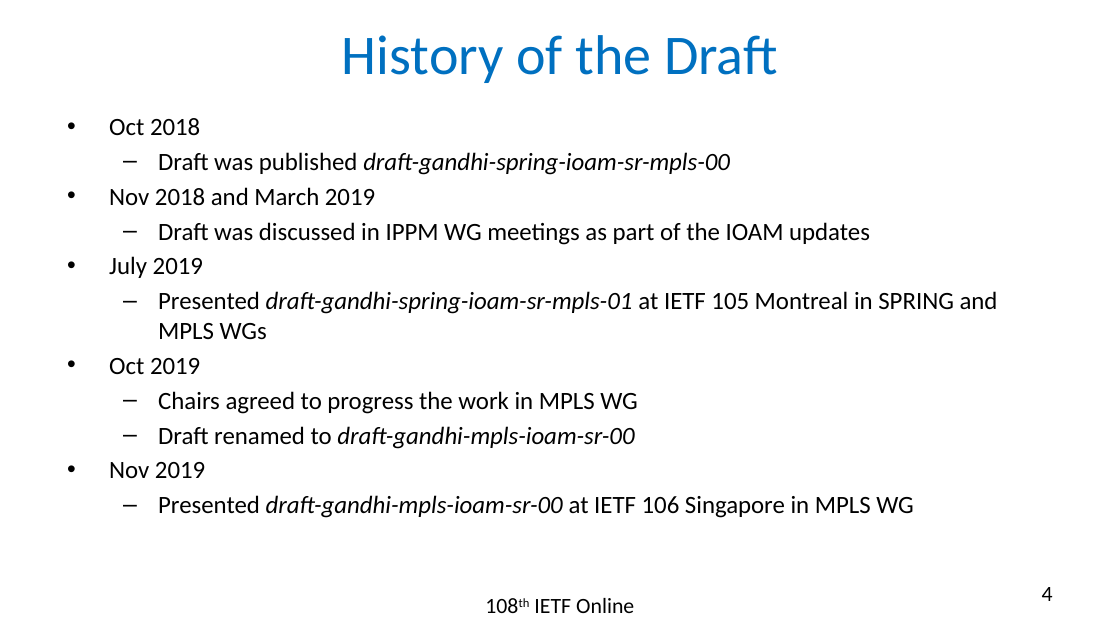
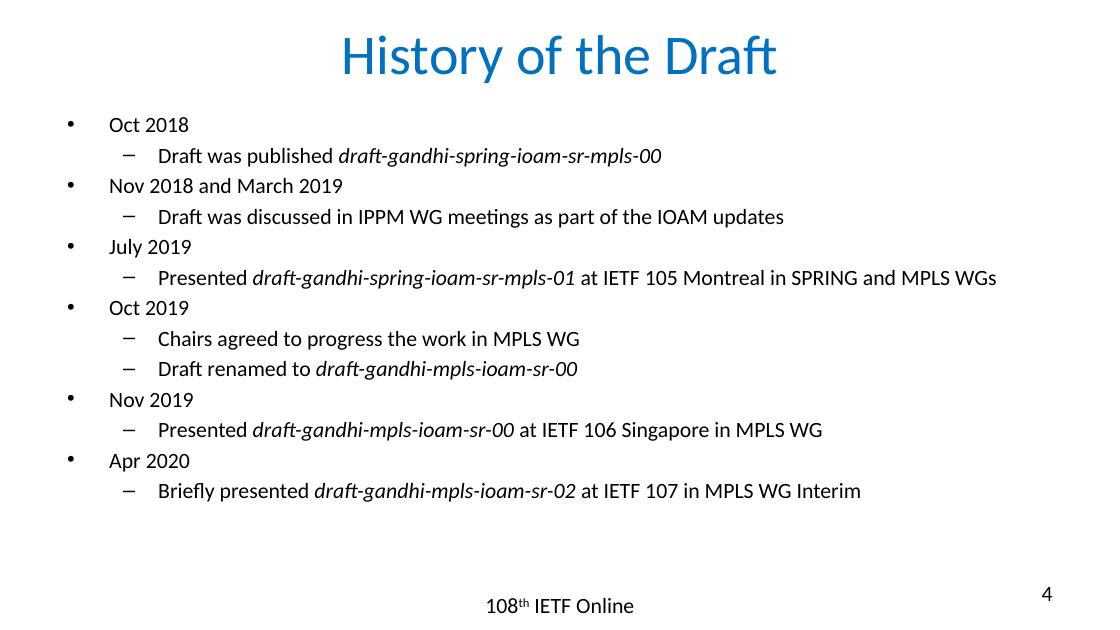
Before and after one commit to rakgandhi/ietf-slides, a slide deck: slide 4 of draft-gandhi-mpls-ioam-sr-02.pptx. Drawn at 1120x630 pixels with LibreOffice and Linux fonts; fonts in the diff are those of the drawing. Boxes give left, top, right and bottom in pixels: in the first picture for what was removed or moved away, otherwise in the second. Text is boxed around its words. In the diff, an @@ line names an element or a change of style, - is before the commit and + after.

```diff
--- a/draft-gandhi-mpls-ioam-sr-02.pptx
+++ b/draft-gandhi-mpls-ioam-sr-02.pptx
@@ text at [109, 117, 996, 441]: size 16 to 14 pt in "Oct 2018", "Draft was published draft-gandhi-spring-ioam-sr-mpls-00", "Nov 2018 and March 2019", "Draft was discussed in IPPM WG meetings ..." and 7 more places @@
@@ text at [109, 454, 862, 502]: paragraphs added @@
+• Apr 2020
+  – Briefly presented draft-gandhi-mpls-ioam-sr-02 at IETF 107 in MPLS WG Interim
```
Also in this commit, not shown: 4 other slides changed, 1 other file.
